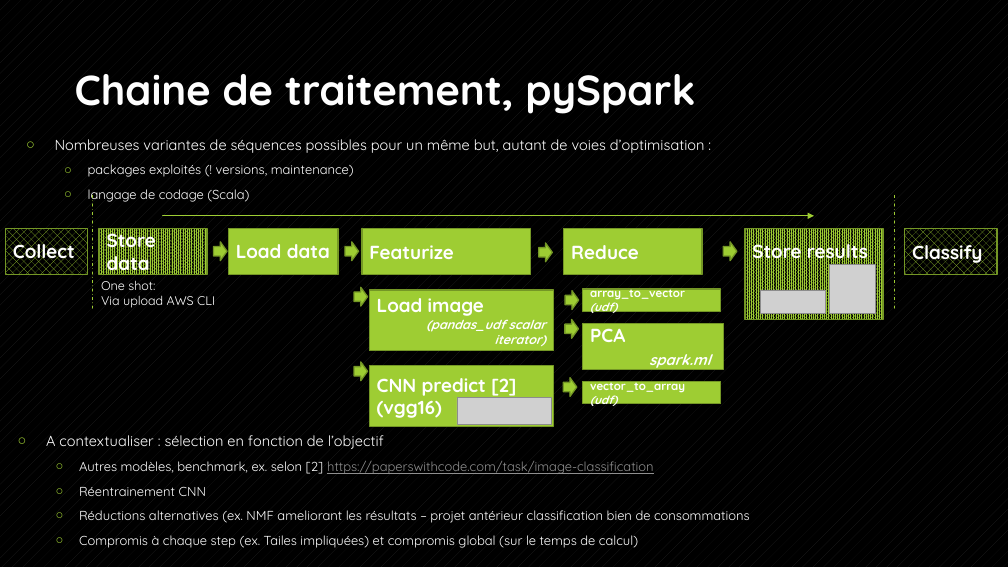
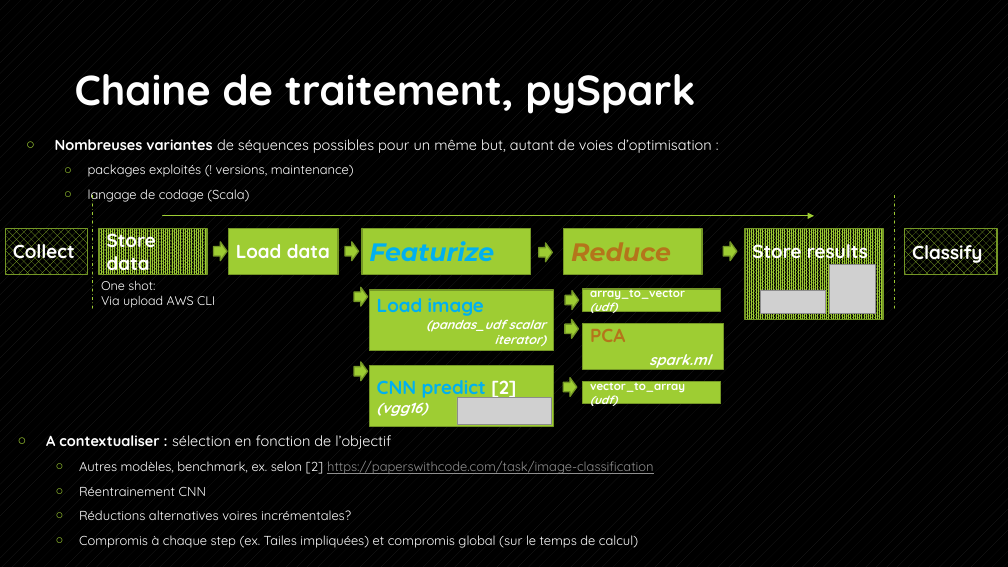
Before and after one commit to EtienneLardeur/P8_FruitsRecognition, a slide deck: slide 7 of P8_Big_Data.pptx. Drawn at 1008x567 pixels with LibreOffice and Linux fonts; fonts in the diff are those of the drawing; grey boxes stand for pictures; background and template pictures are left out. Boxes give left, top, right and bottom in pixels: in the first picture for what was removed or moved away, otherwise in the second. Text is boxed around its words. In the diff, an @@ line names an element or a change of style, - is before the commit and + after.

```diff
--- a/P8_Big_Data.pptx
+++ b/P8_Big_Data.pptx
@@ text at <box>55,139,712,153</box>: bold on in "Nombreuses variantes" @@
@@ rectangle "Featurize" at <box>362,228,531,274</box>: size 18 to 24 pt, font Quicksand to Montserrat, text colour #FFFFFF to #00B0F0, italic on @@
@@ rectangle "Reduce" at <box>564,228,702,274</box>: size 18 to 24 pt, font Quicksand to Montserrat, text colour #FFFFFF to #B4751B, italic on @@
@@ text in rectangle at <box>377,298,484,316</box>: text colour #FFFFFF to #00B0F0 in "Load image" @@
@@ text in rectangle at <box>590,322,625,342</box>: text colour #FFFFFF to #B4751B in "PCA" @@
@@ rectangle "CNN predict [2] (vgg16)" at <box>370,365,554,426</box>: size 18 to 14 pt, italic on in "(vgg16)"; text colour #FFFFFF to #00B0F0 in "CNN predict" @@
@@ text at <box>46,435,391,449</box>: bold on in "A contextualiser :" @@
@@ text at <box>79,510,351,520</box>: text changed @@
-  ○ Réductions alternatives (ex. NMF ameliorant les résultats – projet antérieur classification bien de consommations
+  ○ Réductions alternatives voires incrémentales?
```
Also in this commit, not shown: 6 other slides changed.
